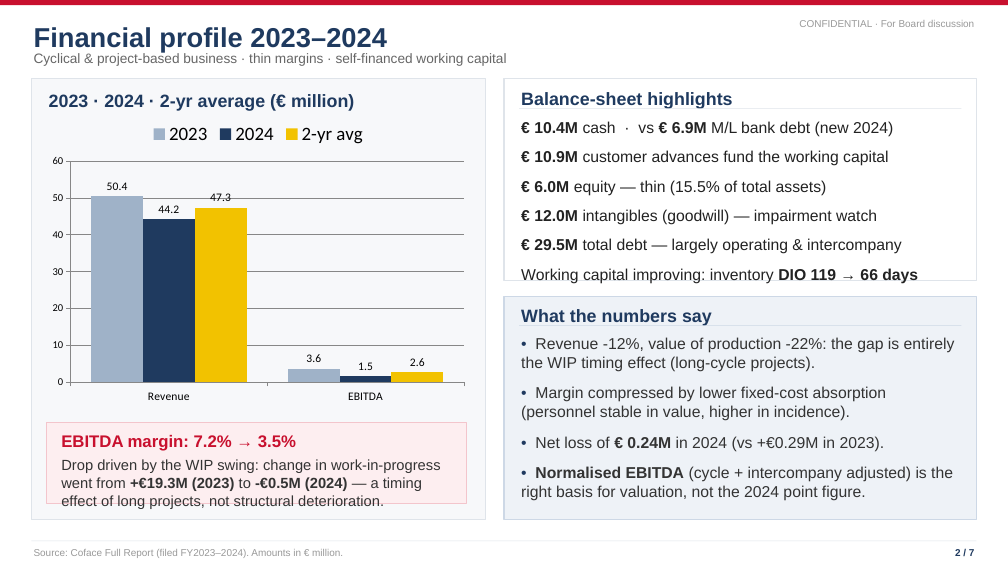
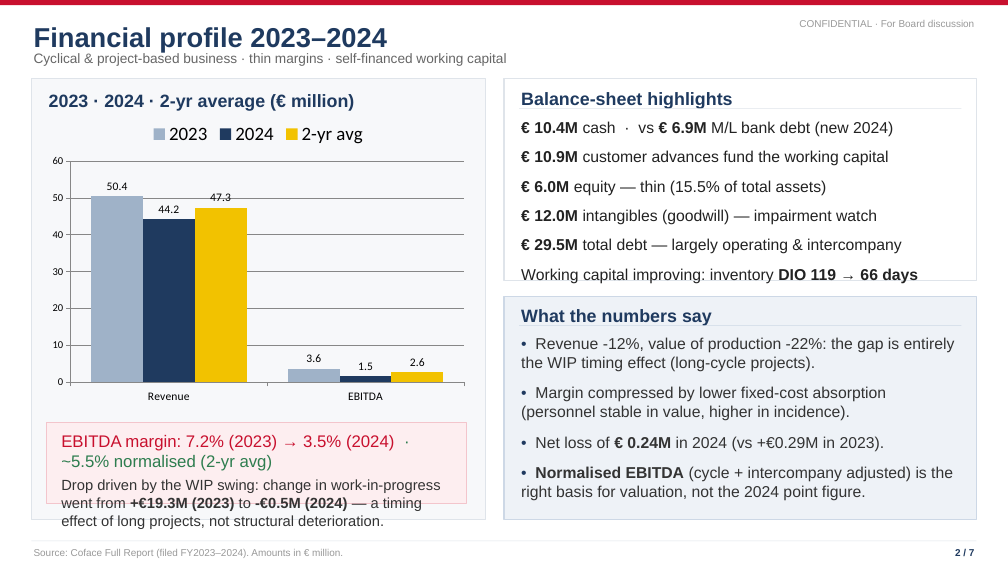
Before and after one commit to giacomobattaglia80-spec/Storage, a slide deck: slide 3 of Hennecke/pitch/HenneckeOMS_Board_Pitch_EN.pptx. Drawn at 1008x567 pixels with LibreOffice and Linux fonts; fonts in the diff are those of the drawing. Boxes give left, top, right and bottom in pixels: in the first picture for what was removed or moved away, otherwise in the second. Text is boxed around its words. In the diff, an @@ line names an element or a change of style, - is before the commit and + after.

```diff
--- a/Hennecke/pitch/HenneckeOMS_Board_Pitch_EN.pptx
+++ b/Hennecke/pitch/HenneckeOMS_Board_Pitch_EN.pptx
@@ text at bbox=[61, 435, 394, 471]: text changed; bold off @@
-EBITDA margin: 7.2% → 3.5%
+EBITDA margin: 7.2% (2023) → 3.5% (2024) · ~5.5% normalised (2-yr avg)
```
Also in this commit, not shown: 3 other files.
